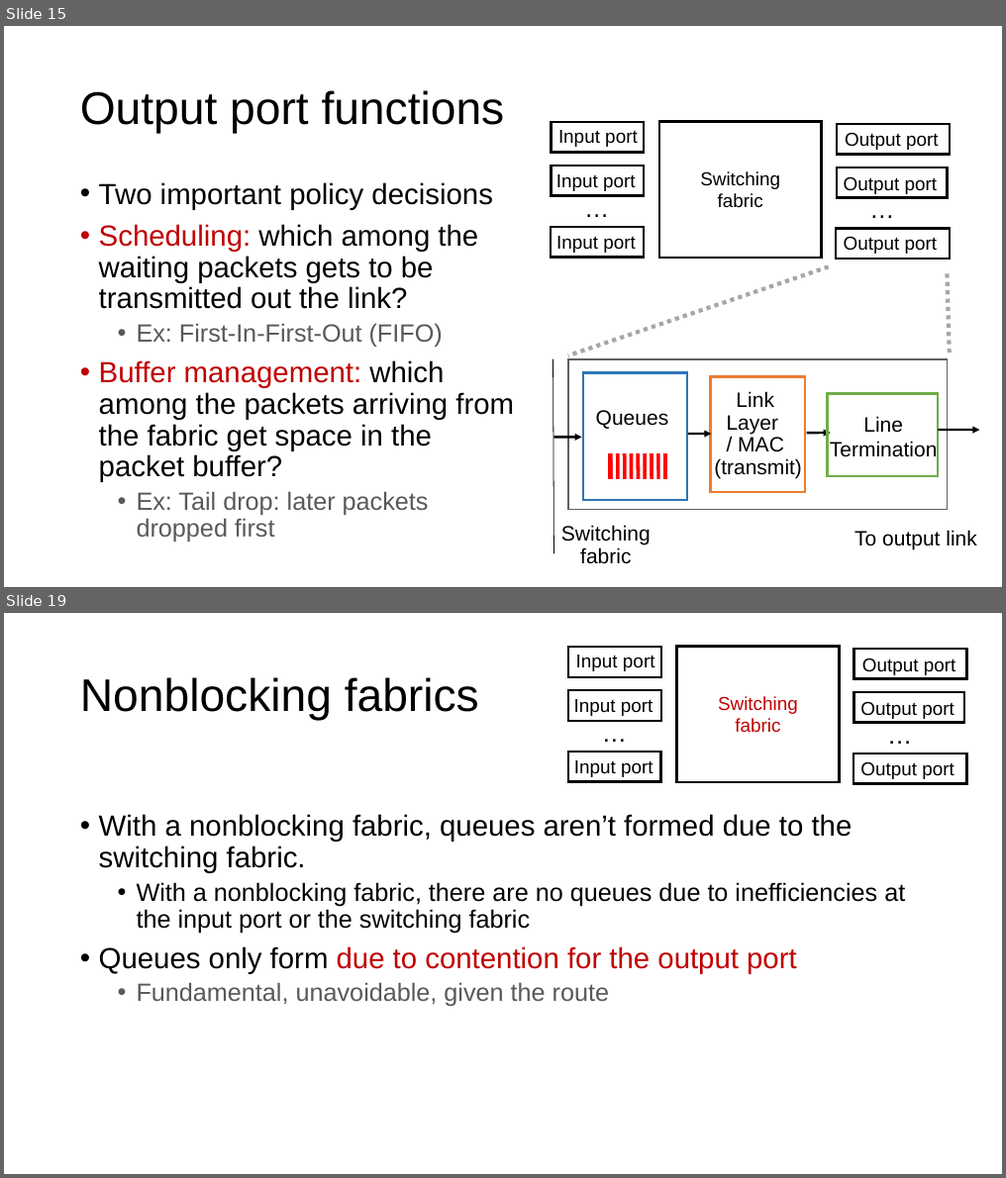
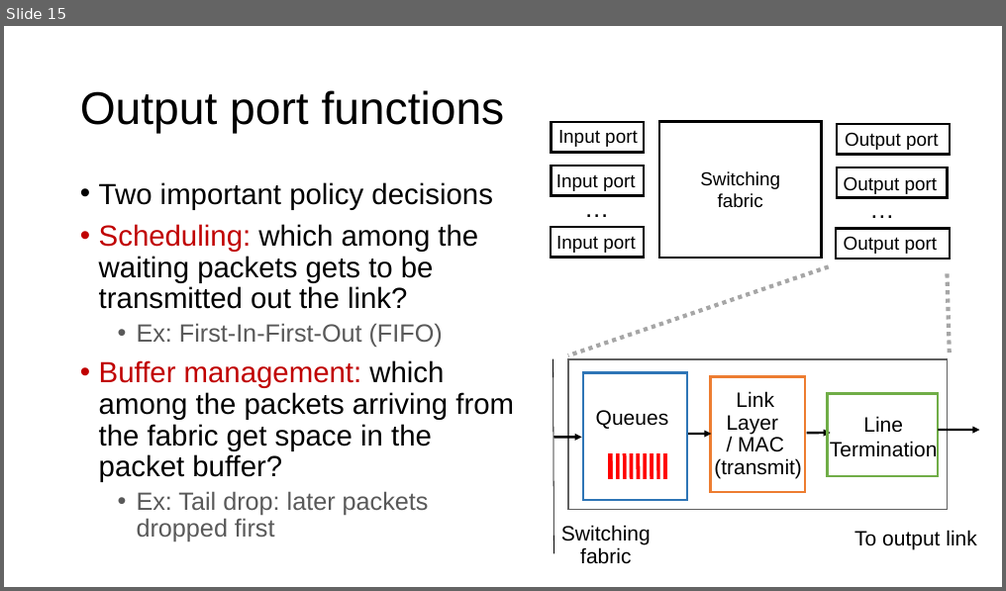
Before and after one commit to ngsrinivas/coursegen, a slide deck: ex/352-F24/staging/352-F24/lectures/21-net-routers.pptx. Shown one above the other, each under a label of ours: slides 15 and 19 before the commit, slide 15 after it; the slides between them are not shown. The pictures are 1006x1178 and 1006x591 pixels, drawn with LibreOffice and Linux fonts; fonts in the diff are those of the drawing. Boxes give left, top, right and bottom in pixels: in the first picture for what was removed or moved away, otherwise in the second. Text is boxed around its words. In the diff, an @@ line names an element or a change of style, - is before the commit and + after.

```diff
--- a/ex/352-F24/staging/352-F24/lectures/21-net-routers.pptx
+++ b/ex/352-F24/staging/352-F24/lectures/21-net-routers.pptx
@@ slide 19 removed at (4, 613, 1002, 1174), background #FFFFFF @@
@@ title removed at (80, 677, 479, 721) @@
-Nonblocking fabrics
@@ group removed at (568, 646, 967, 783): 9 texts, 7 rectangles @@
-…
-…
-Switching fabric
-Input port
-Input port
-Input port
-Output port
-Output port
-Output port
@@ text removed at (99, 814, 905, 1006) @@
-• With a nonblocking fabric, queues aren’t formed due to the switching fabric.
-  • With a nonblocking fabric, there are no queues due to inefficiencies at the input port or the switching fabric
-• Queues only form due to contention for the output port
-  • Fundamental, unavoidable, given the route
```
Also in this commit, not shown: 17 other slides removed, 4 other files.
